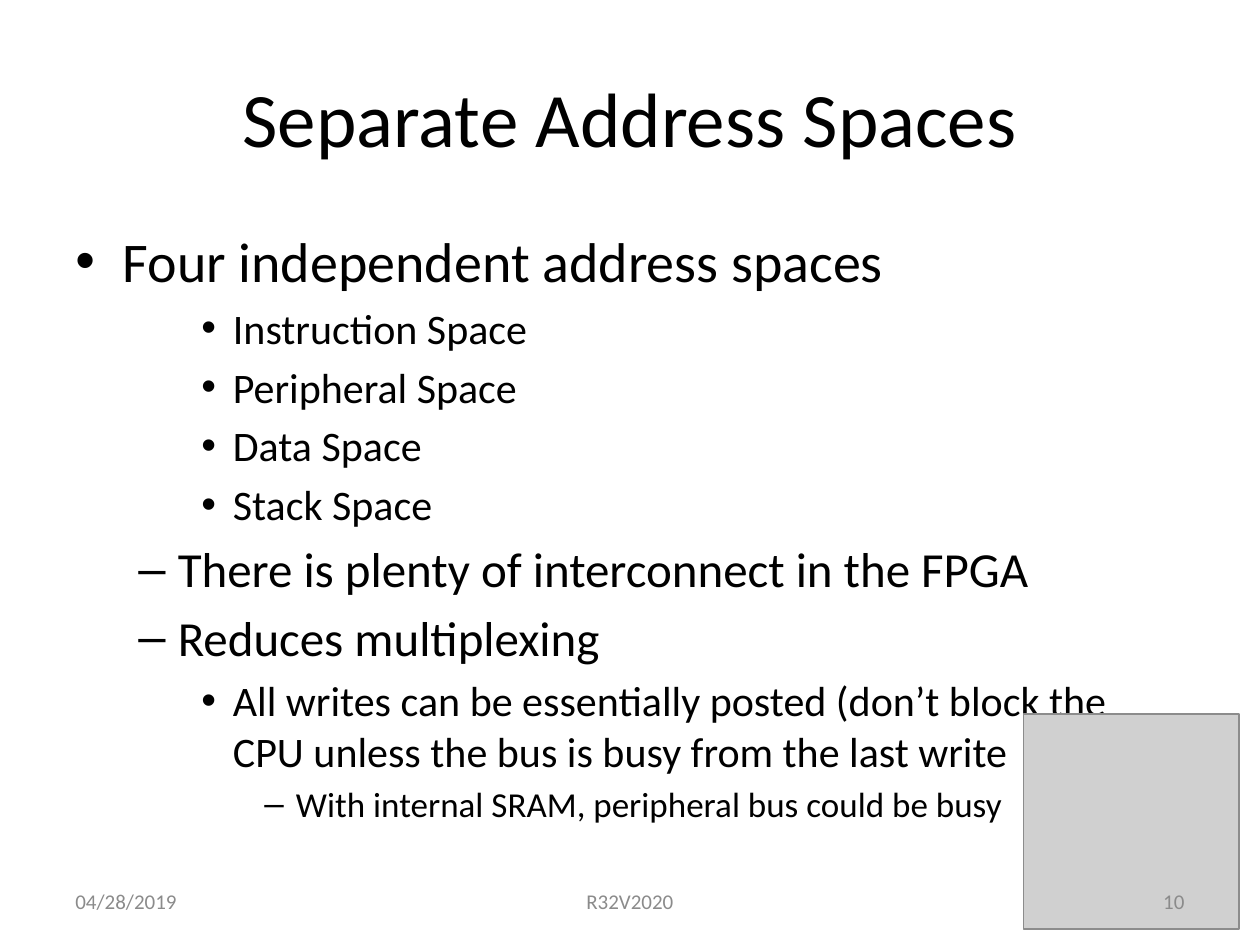
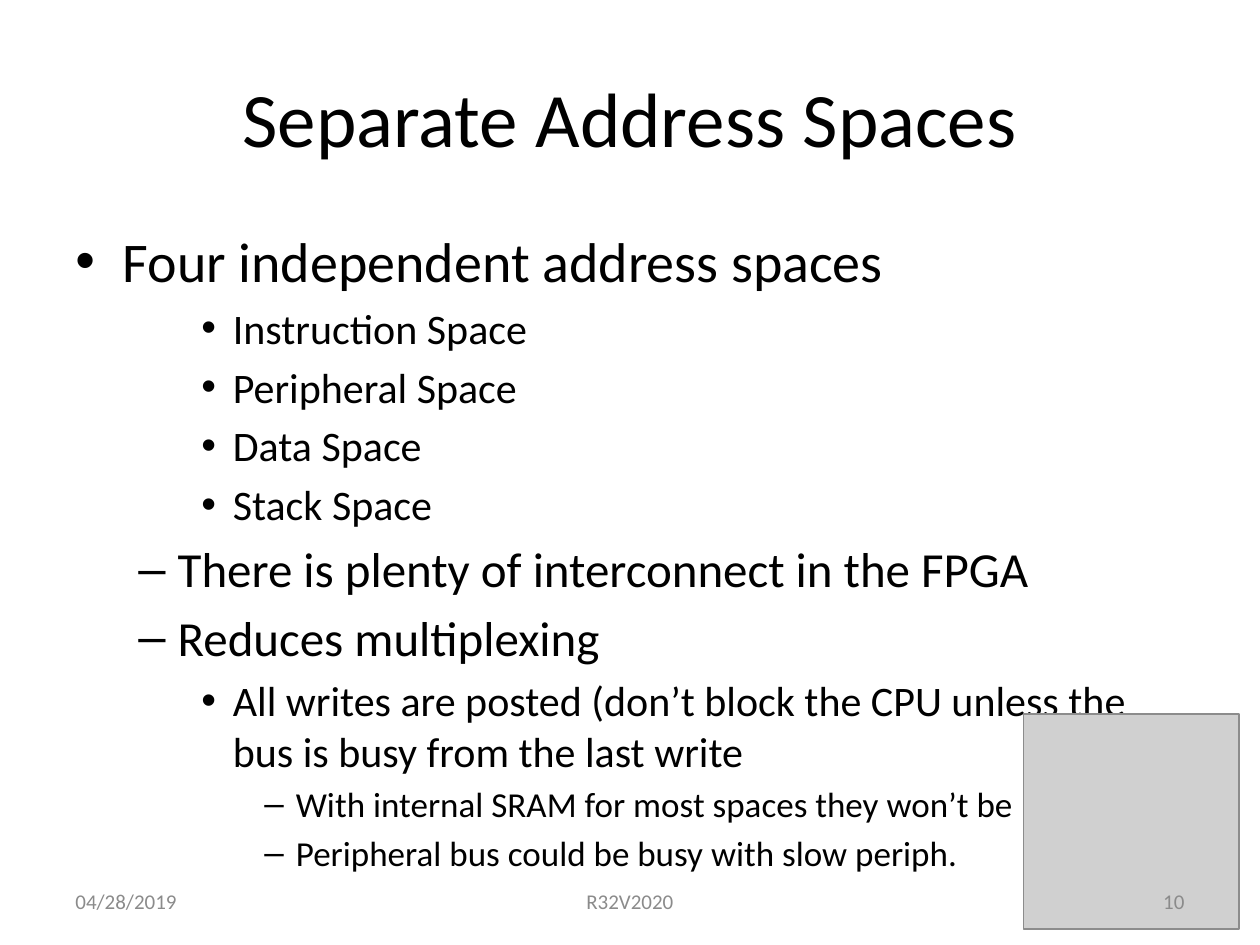
Before and after one commit to douggilliland/R32V2020, a slide deck: slide 10 of Architecture/R32V2020-RISC in EP4CE6.pptx. Drawn at 1260x945 pixels with LibreOffice and Linux fonts; fonts in the diff are those of the drawing; grey boxes stand for pictures. Boxes give left, top, right and bottom in pixels: in the first picture for what was removed or moved away, otherwise in the second. Text is boxed around its words. In the diff, an @@ line names an element or a change of style, - is before the commit and + after.

```diff
--- a/Architecture/R32V2020-RISC in EP4CE6.pptx
+++ b/Architecture/R32V2020-RISC in EP4CE6.pptx
@@ text at (233,682,1125,872): text changed; size 24 to 20 pt @@
-    • All writes can be essentially posted (don’t block the CPU unless the bus is busy from the last write
-      – With internal SRAM, peripheral bus could be busy
+    • All writes are posted (don’t block the CPU unless the bus is busy from the last write
+      – With internal SRAM for most spaces they won’t be
+      – Peripheral bus could be busy with slow periph.
```
Also in this commit, not shown: 5 other slides changed, 3 slides added.
